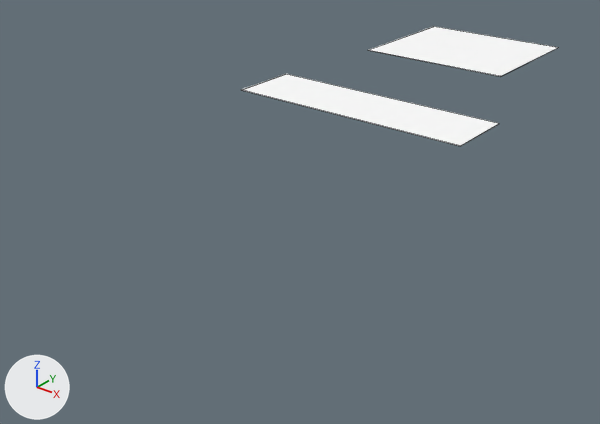
Two versions of the OBJ model Games/GuruttoWorld/Assets/Models/GuidanceLab/City3A/Baked/Block-2-4.obj, one commit apart.
Before and after are seen from a 50 mm lens placed at (48.2, -5.0, 31.3), pointed at (-0.2, 55.5, -6.2). Arrows for +X, +Y and +Z are at lower left; the lights stay in place. The first picture is the older version. Mesh edges are drawn as thin lines. Where no turn or scale is listed for an object, it has been applied to the vertices. Vertices at exactly the same position are counted once.

Objects in the first picture: 'Block-2-4'.
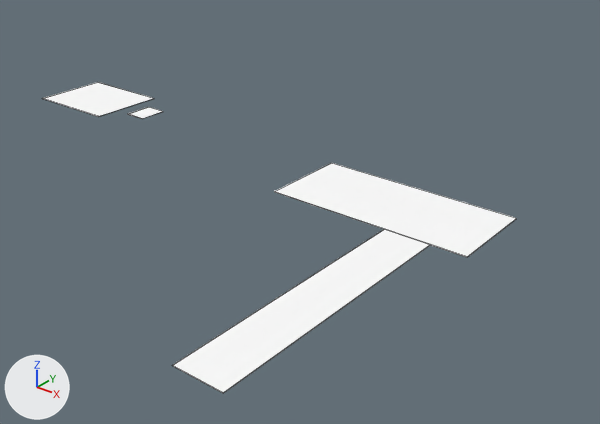
Edits to the scene script, one JSON object a line:
```json
{"block": "me_block_2_4", "where": "# used by ob_block_2_4; location = (0.0, 0.0, 0.0)"}
{"op": "remove", "block": "me_block_2_4", "code": "me_block_2_4.from_pydata(...)  # 16 vertices, 12 faces; spans x -14.0..14.0, y 62.0..96.0, z 2.5..4.2"}
{"op": "add", "block": "me_block_2_4", "code": "me_block_2_4.from_pydata(...)  # 32 vertices, 24 faces; spans x -32.0..25.0, y 21.0..56.0, z 1.4..2.6"}
{"block": "me_block_2_4", "change": "me_block_2_4 part 1: a new loose piece, a box spanning x 7.0..25.0, y 43.0..51.0, z 2.52..2.56, in mat_white (white #ffffff)"}
{"block": "me_block_2_4", "change": "me_block_2_4 part 2: a new loose piece, a box spanning x 18.0..22.0, y 21.0..43.0, z 2.52..2.56, in mat_white (white #ffffff)"}
{"block": "me_block_2_4", "change": "me_block_2_4 part 3: a new loose piece, a box spanning x -32.0..-22.0, y 48.0..56.0, z 1.4..1.44, in mat_white (white #ffffff)"}
{"block": "me_block_2_4", "change": "me_block_2_4 part 4: a new loose piece, a box spanning x -20.2..-17.8, y 50.5..53.5, z 1.4..1.44, in mat_white (white #ffffff)"}
{"block": "me_block_2_4", "change": "me_block_2_4 part 5: the loose piece of 8 vertices spanning x -14.0..14.0, y 62.0..70.0, z 2.5..2.6 is deleted"}
{"block": "me_block_2_4", "change": "me_block_2_4 part 6: the loose piece of 8 vertices spanning x -9.0..9.0, y 80.0..96.0, z 4.2 is deleted"}
```

What differs and where, as boxes (x1, y1, x2, y2) in the pictures (600 x 424 px):
```json
{"object": "Block-2-4", "change": "reshaped", "before": [241, 26, 559, 146], "after": [42, 82, 517, 393], "on screen": "49% wider, 158% taller"}
{"part": 1, "of": "me_block_2_4", "change": "added", "after": [274, 163, 517, 257]}
{"part": 2, "of": "me_block_2_4", "change": "added", "after": [172, 229, 431, 393]}
{"part": 3, "of": "me_block_2_4", "change": "added", "after": [42, 82, 154, 117]}
{"part": 4, "of": "me_block_2_4", "change": "added", "after": [128, 107, 163, 119]}
{"part": 5, "of": "me_block_2_4", "change": "deleted", "before": [241, 74, 499, 146]}
{"part": 6, "of": "me_block_2_4", "change": "deleted", "before": [369, 26, 559, 76]}
```
